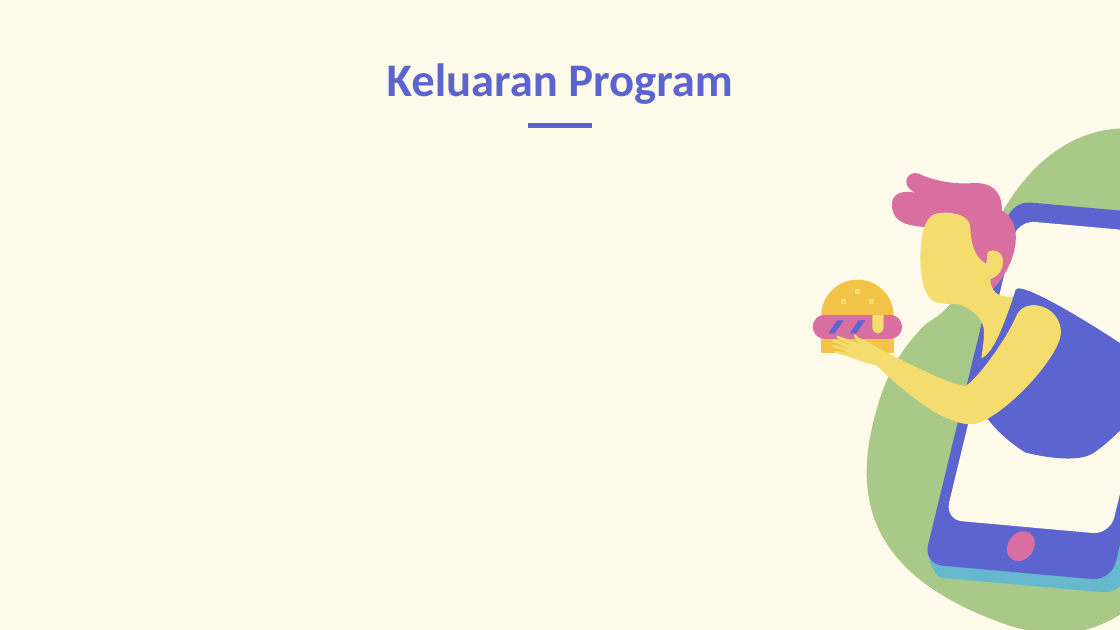
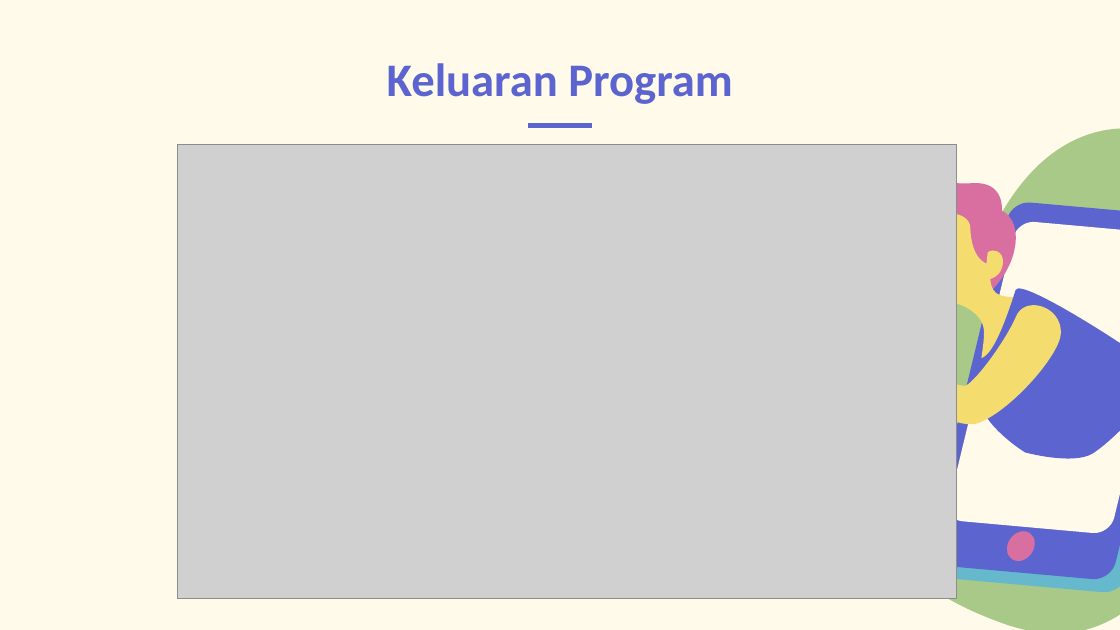
Before and after one commit to rainzoneg/Restoran-Virtual-Mesin, a slide deck: slide 8 of Restaurant Virtual Machine1.pptx. Drawn at 1120x630 pixels with LibreOffice and Linux fonts; fonts in the diff are those of the drawing; grey boxes stand for pictures. Boxes give left, top, right and bottom in pixels: in the first picture for what was removed or moved away, otherwise in the second. Text is boxed around its words. In the diff, an @@ line names an element or a change of style, - is before the commit and + after.

```diff
--- a/Restaurant Virtual Machine1.pptx
+++ b/Restaurant Virtual Machine1.pptx
@@ picture added at bbox=[178, 144, 958, 599] @@
@@ group removed at bbox=[813, 280, 903, 370]: 15 freeform shapes @@
```
Also in this commit, not shown: 5 other slides changed, 5 other files.
